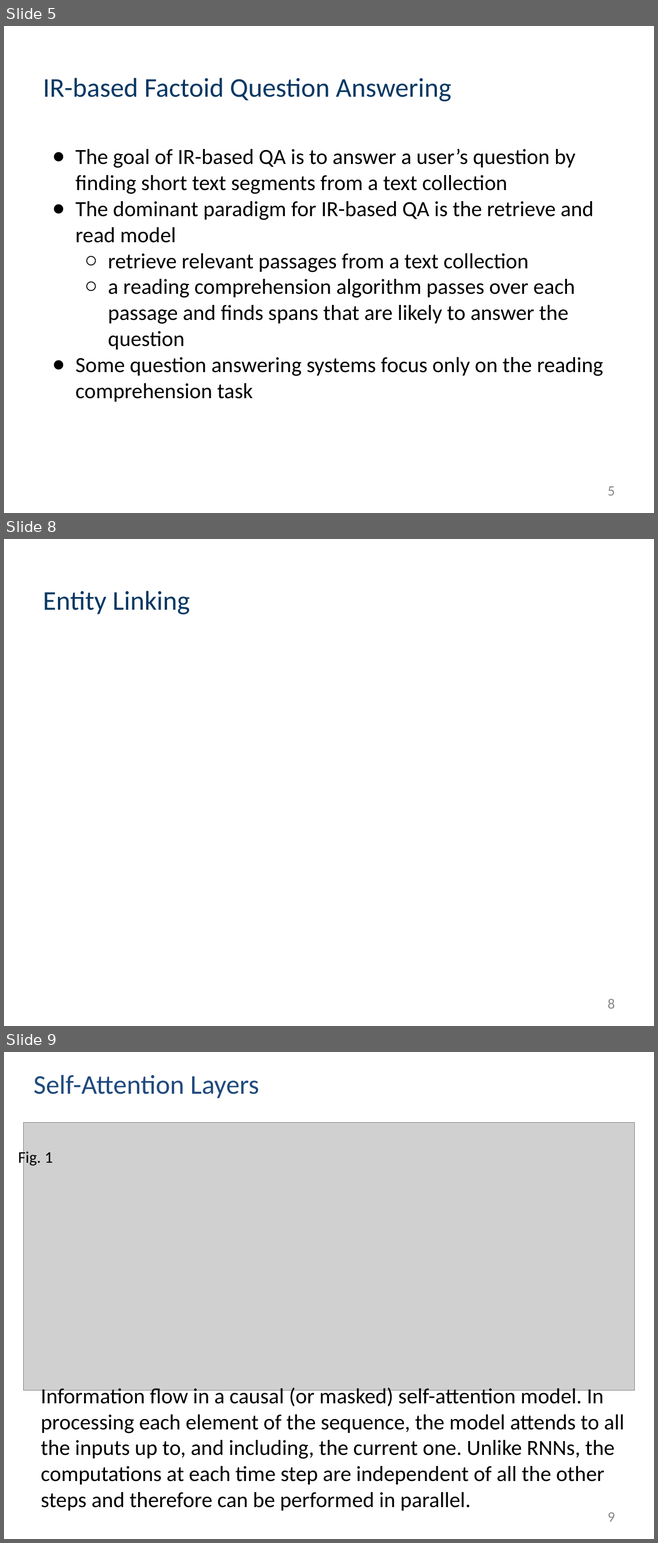
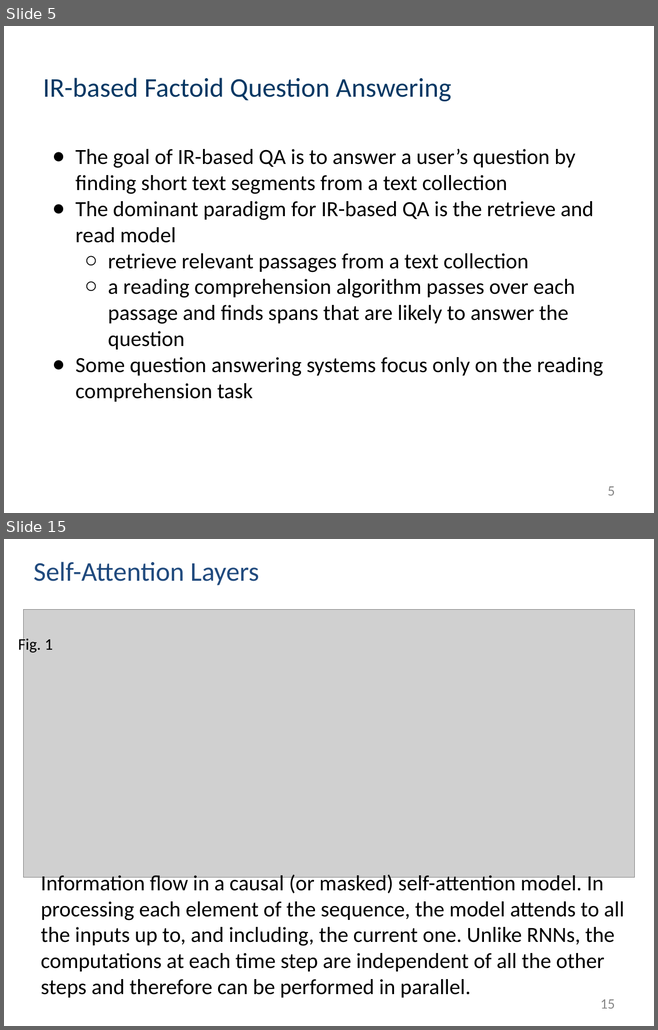
Before and after one commit to muyun/dev.nllp, a slide deck: docs/question-answering-draft.pptx. Shown one above the other, each under a label of ours: slides 5, 8 and 9 before the commit, slides 5 and 15 after it; the slides between them are not shown. The pictures are 658x1543 and 658x1030 pixels, drawn with LibreOffice and Linux fonts; fonts in the diff are those of the drawing; grey boxes stand for pictures. Boxes give left, top, right and bottom in pixels: in the first picture for what was removed or moved away, otherwise in the second. Text is boxed around its words. In the diff, an @@ line names an element or a change of style, - is before the commit and + after.

```diff
--- a/docs/question-answering-draft.pptx
+++ b/docs/question-answering-draft.pptx
@@ slide 8 removed at box(4, 539, 654, 1026), background #FFFFFF @@
@@ title removed at box(43, 591, 190, 614) @@
-Entity Linking
@@ page number removed at box(607, 999, 615, 1009) @@
-8
@@ what was slide 9 is now slide 15 @@
@@ page number at box(600, 1000, 615, 1009): text changed @@
-9
+15
```
Also in this commit, not shown: 2 slides changed, 7 slides added, 5 other files.
